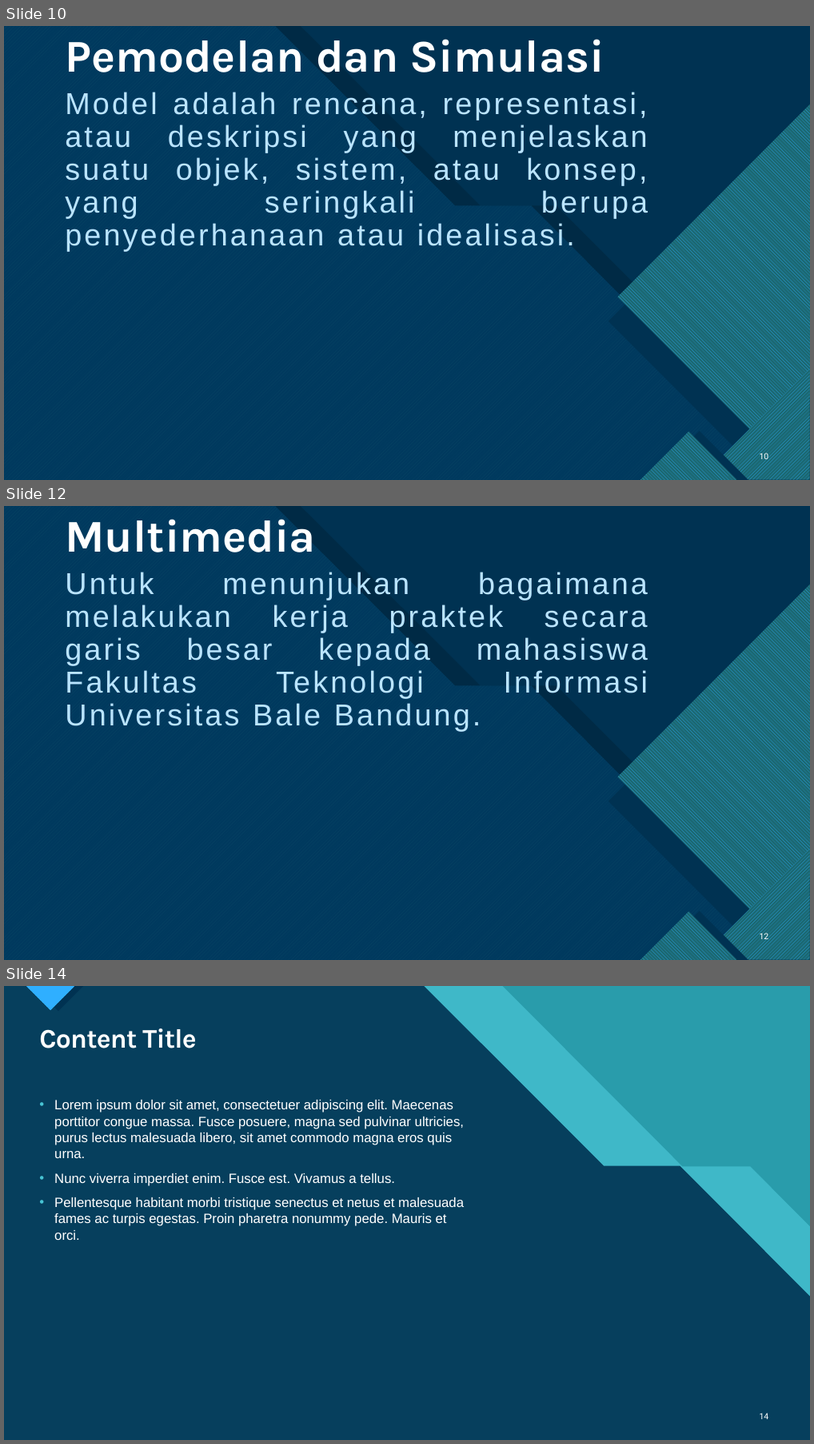
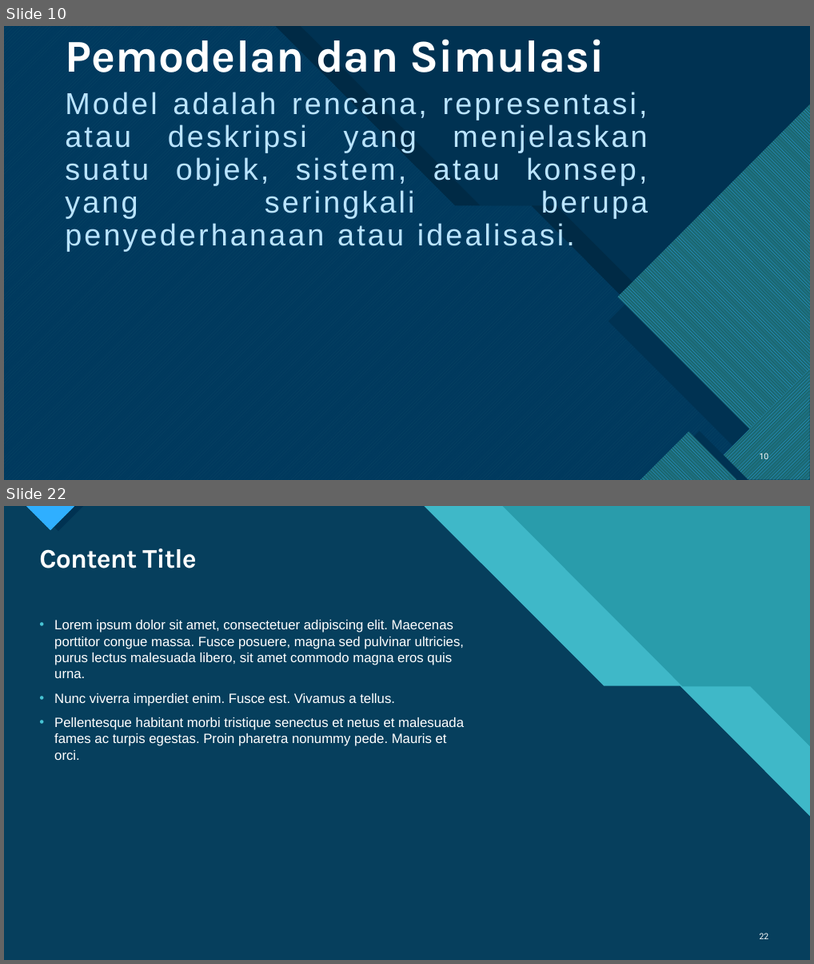
Before and after one commit to AggiaBintangRH/Skripsi, a slide deck: GAME SIMULASI KERJA PRAKTEK MAHASISWA FAKULTAS TEKNOLOGI INFORMASI.pptx. Shown one above the other, each under a label of ours: slides 10, 12 and 14 before the commit, slides 10 and 22 after it; the slides between them are not shown. The pictures are 814x1444 and 814x964 pixels, drawn with LibreOffice and Linux fonts; fonts in the diff are those of the drawing. Boxes give left, top, right and bottom in pixels: in the first picture for what was removed or moved away, otherwise in the second. Text is boxed around its words. In the diff, an @@ line names an element or a change of style, - is before the commit and + after.

```diff
--- a/GAME SIMULASI KERJA PRAKTEK MAHASISWA FAKULTAS TEKNOLOGI INFORMASI.pptx
+++ b/GAME SIMULASI KERJA PRAKTEK MAHASISWA FAKULTAS TEKNOLOGI INFORMASI.pptx
@@ slide 12 removed at box(4, 506, 810, 960), background #FFFFFF; not listed: 19 template elements that a slide beside it also shows @@
@@ title removed at box(65, 519, 316, 552) @@
-Multimedia
@@ text removed at box(65, 572, 648, 731) @@
-Untuk menunjukan bagaimana melakukan kerja praktek secara garis besar kepada mahasiswa Fakultas Teknologi Informasi Universitas Bale Bandung.
@@ page number removed at box(760, 931, 770, 941) @@
-12
@@ what was slide 14 is now slide 22 @@
@@ page number at box(760, 932, 770, 939): text changed @@
-14
+22
```
Also in this commit, not shown: 1 slide changed, 10 slides added, 1 other slide removed.
